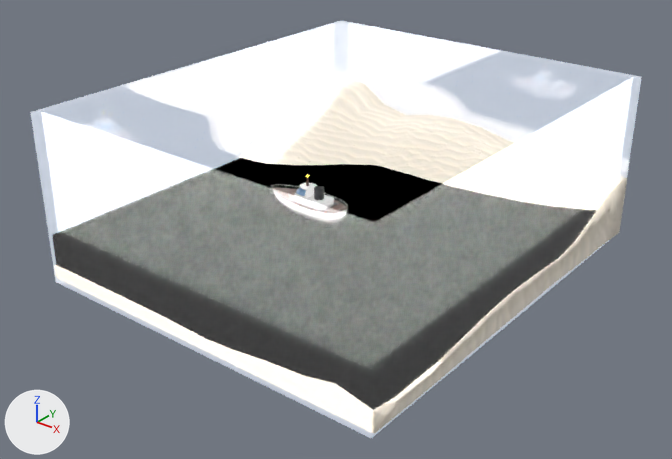
The Blender file assets/blender_water_simulation.blend as it was, and as the next commit left it.
The view is the same before and after, from a camera (50 mm lens) standing at (32.5, -39.1, 23.1) and looking at (3.5, -2.9, 0.7). Every picture has the same lights, and +X, +Y and +Z are marked at lower left.

Names of what the first picture shows: 'Glass walls', 'Sand', 'Ship', 'Water'.
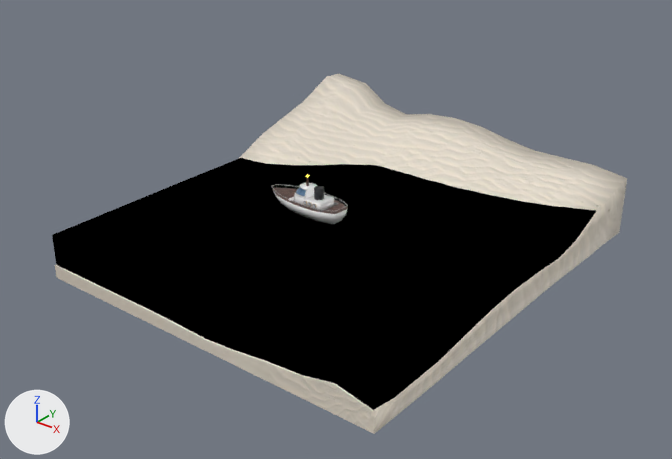
What the commit changed:
Object 'Glass walls' (ob_glass_walls) is now hidden.

Where the change shows, as pixel boxes [x1, y1, x2, y2] in the pictures (672 x 459 px):
'Glass walls', hidden
    before: [30, 21, 642, 438]
'Water', unchanged, uncovered by the edit
    before: [217, 158, 442, 223]
    after: [52, 158, 596, 410]
